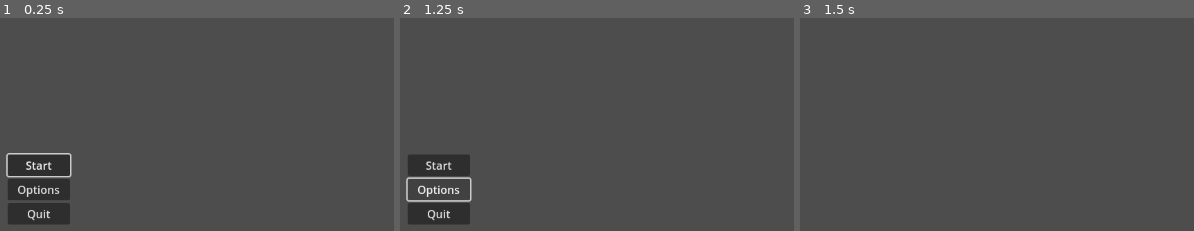
Above: before the commit, frames 1-3 (left to right).
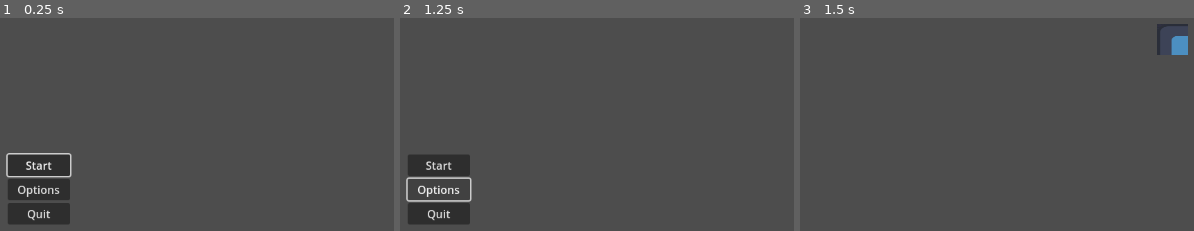
Above: after the commit, the same moments.

Repository: karstenpedersen/robo-blocks
Game: Godot game, scene res://src/scenes/menus/main_menu.tscn
Same seed, same stepped clock (60 frames per second), same inputs: the game is played once before the commit and once after it. The project has no main scene, so this scene is started directly. The engine's default icon, where the game draws it, is replaced by a stand-in: a white triangle on a blue panel in a dark square.
Inputs:
- Up to frame 1 (0.25 s): no input
- Up to frame 2 (1.25 s): click "Options" at 0.5 s
- Up to frame 3 (1.5 s): click "Start" at 1.25 s

Frames 1-2 are identical in both runs. In frame 3, 0.6% of the frame differs, in the area x 90-99%, y 2-18%.

Commit message:
Made a kinde working pause

Diff:
--- a/src/scenes/game-scenes/test_scene.tscn
+++ b/src/scenes/game-scenes/test_scene.tscn
@@ -1,3 +1,23 @@
-[gd_scene format=3 uid="uid://dl0lvptxkki0e"]
+[gd_scene load_steps=5 format=3 uid="uid://dl0lvptxkki0e"]
+
+[ext_resource type="PackedScene" uid="uid://cejqx5xhwcx8f" path="res://src/systems/game_manager/game_manager.tscn" id="1_o7vc5"]
+[ext_resource type="Texture2D" uid="uid://cmwbx6xc6d74r" path="res://icon.svg" id="2_bvahf"]
+
+[sub_resource type="StandardMaterial3D" id="StandardMaterial3D_lti5i"]
+albedo_texture = ExtResource("2_bvahf")
+
+[sub_resource type="BoxMesh" id="BoxMesh_c4chm"]
 
 [node name="Test Scene" type="Node3D"]
+
+[node name="GameManager" parent="." instance=ExtResource("1_o7vc5")]
+
+[node name="MeshInstance3D" type="MeshInstance3D" parent="."]
+material_override = SubResource("StandardMaterial3D_lti5i")
+mesh = SubResource("BoxMesh_c4chm")
+
+[node name="Camera3D" type="Camera3D" parent="."]
+transform = Transform3D(1, 0, 0, 0, 1, 0, 0, 0, 1, 0, 0, 10.2231)
+
+[node name="DirectionalLight3D" type="DirectionalLight3D" parent="."]
+transform = Transform3D(1, 0, 0, 0, 1, 0, 0, 0, 1, 3.3124, 0, 2.76055)
--- /dev/null
+++ b/src/scenes/menus/pause_menu.gdshader
@@ -0,0 +1,34 @@
+shader_type canvas_item;
+
+uniform int strength: hint_range(1, 512) = 2;
+
+vec4 blur_size(sampler2D tex,vec2 fragCoord, vec2 pixelSize) {
+
+    vec4 color = vec4(0.,0.,0.,0.);
+    float strengthFloat = float(strength);
+
+    vec2 pixel = fragCoord/pixelSize;
+    int x_min = max(int(pixel.x-strengthFloat), 0);
+    int x_max = min(int(pixel.x+strengthFloat), int(1./pixelSize.x));
+    int y_min = max(int(pixel.y-strengthFloat), 0);
+    int y_max = min(int(pixel.y+strengthFloat), int(1./pixelSize.y));
+
+    int count =0;
+
+    // Sum the pixels colors
+    for(int x=x_min; x <= x_max; x++) {
+        for(int y = y_min; y <= y_max; y++) {
+            color += texture(tex, vec2(float(x), float(y)) * pixelSize);
+            count++;
+        }
+    }
+
+    // Divide the color by the number of colors you summed up
+    color /= float(count);
+
+    return color;
+}
+
+void fragment() {
+    COLOR = blur_size(TEXTURE,UV,TEXTURE_PIXEL_SIZE);
+}
--- /dev/null
+++ b/src/scenes/menus/pause_menu.tscn
@@ -0,0 +1,54 @@
+[gd_scene format=3 uid="uid://dmitwxkq82w1t"]
+
+[node name="PauseMenu" type="Control"]
+layout_mode = 3
+anchors_preset = 8
+anchor_left = 0.5
+anchor_top = 0.5
+anchor_right = 0.5
+anchor_bottom = 0.5
+offset_left = -50.0
+offset_top = -63.0
+offset_right = 50.0
+offset_bottom = 74.0
+grow_horizontal = 2
+grow_vertical = 2
+size_flags_horizontal = 3
+
+[node name="ColorRect" type="ColorRect" parent="."]
+layout_mode = 0
+offset_left = -811.0
+offset_top = -406.0
+offset_right = 859.0
+offset_bottom = 531.0
+color = Color(0, 0, 0, 0.541176)
+
+[node name="CenterContainer" type="CenterContainer" parent="."]
+layout_mode = 1
+anchors_preset = -1
+anchor_left = -5.25
+anchor_top = -1.89781
+anchor_right = 6.26
+anchor_bottom = 2.81022
+grow_horizontal = 2
+grow_vertical = 2
+metadata/_edit_use_anchors_ = true
+
+[node name="VBoxContainer" type="VBoxContainer" parent="CenterContainer"]
+layout_mode = 2
+
+[node name="Resume" type="Button" parent="CenterContainer/VBoxContainer"]
+layout_mode = 2
+text = "Resume"
+
+[node name="Options" type="Button" parent="CenterContainer/VBoxContainer"]
+layout_mode = 2
+text = "Options"
+
+[node name="Restart Run" type="Button" parent="CenterContainer/VBoxContainer"]
+layout_mode = 2
+text = "Restart Run"
+
+[node name="Quit" type="Button" parent="CenterContainer/VBoxContainer"]
+layout_mode = 2
+text = "Quit"
--- /dev/null
+++ b/src/systems/game_manager/game_manager.gd
@@ -0,0 +1,22 @@
+extends Node
+
+@onready var pause_menu = $PauseMenu
+var paused = false
+
+func _ready() -> void:
+	pause_menu.hide()
+
+# Called every frame. 'delta' is the elapsed time since the previous frame.
+func _process(delta: float):
+	if Input.is_action_just_pressed("pause"):
+		pauseMenu()
+
+func pauseMenu():
+	if paused:
+		pause_menu.hide()
+		Engine.time_scale = 1
+	else:
+		pause_menu.show()
+		Engine.time_scale = 0
+
+	paused = !paused
--- /dev/null
+++ b/src/systems/game_manager/game_manager.tscn
@@ -0,0 +1,13 @@
+[gd_scene load_steps=3 format=3 uid="uid://cejqx5xhwcx8f"]
+
+[ext_resource type="Script" path="res://src/systems/game_manager/game_manager.gd" id="1_ytqte"]
+[ext_resource type="PackedScene" uid="uid://dmitwxkq82w1t" path="res://src/scenes/menus/pause_menu.tscn" id="2_bidm4"]
+
+[node name="GameManager" type="Node"]
+script = ExtResource("1_ytqte")
+
+[node name="PauseMenu" parent="." instance=ExtResource("2_bidm4")]
+offset_left = -73.0
+offset_top = -57.0
+offset_right = 27.0
+offset_bottom = 80.0
